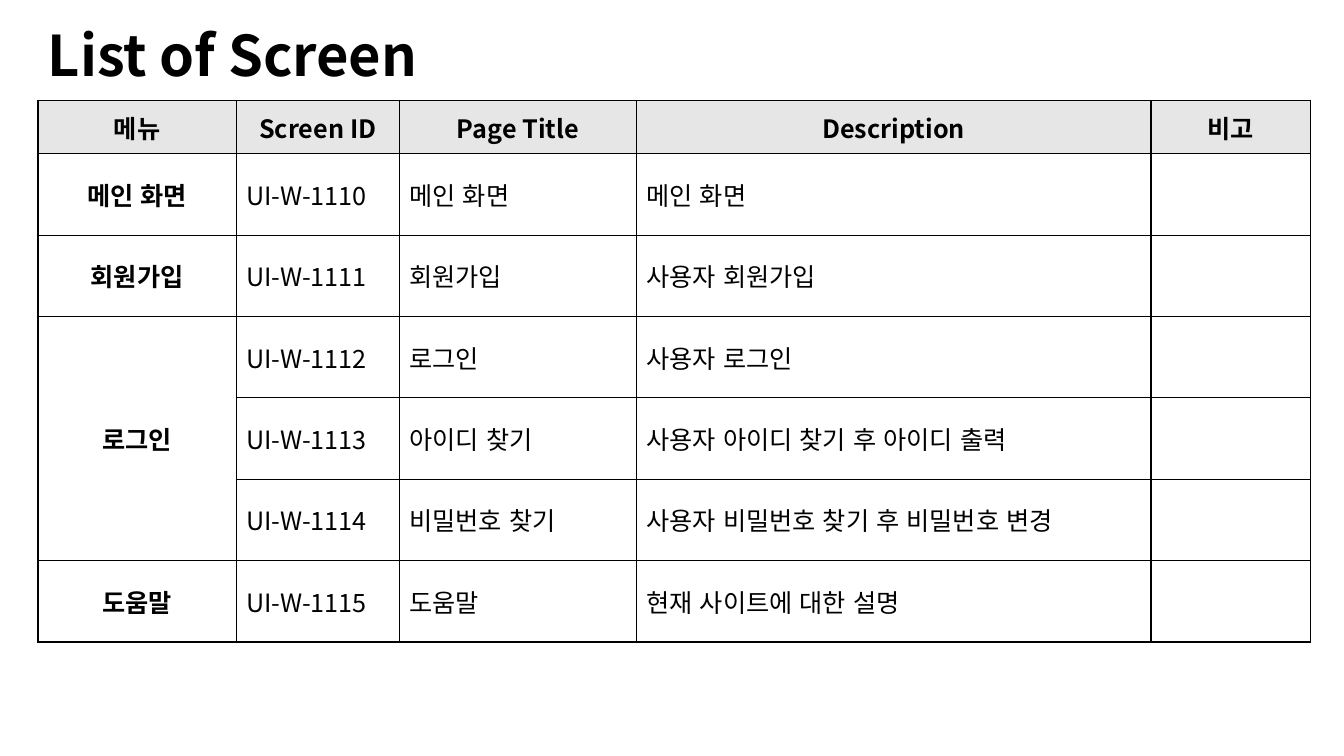
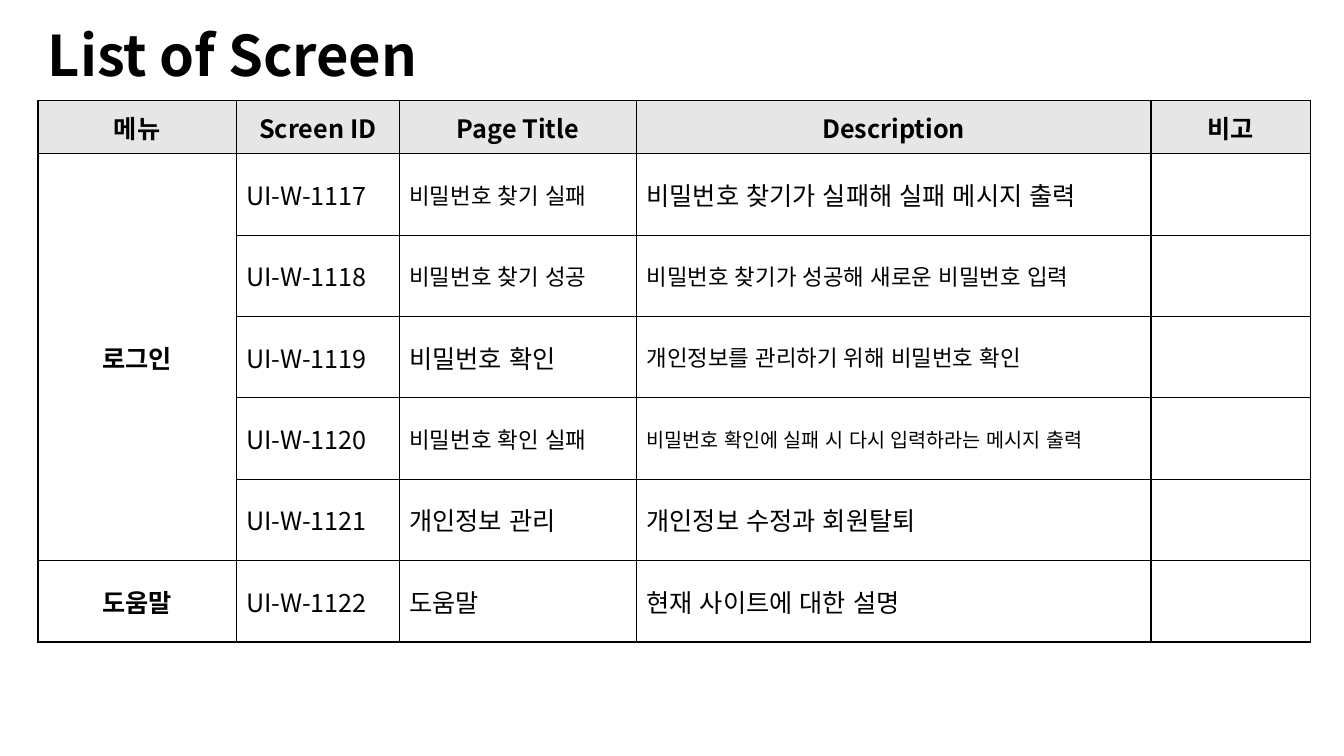
Before and after one commit to Shimcoding/AnywhereBnb, a slide deck: slide 8 of 제주관광비앤비_프로젝트.pptx (slide 6 before the commit). Drawn at 1344x756 pixels with LibreOffice and Linux fonts; fonts in the diff are those of the drawing. Boxes give left, top, right and bottom in pixels: in the first picture for what was removed or moved away, otherwise in the second. Text is boxed around its words. In the diff, an @@ line names an element or a change of style, - is before the commit and + after.

Commit message:
이제 결제부터 예약 관리 만들고 ppt도 더 완성해야 함

```diff
--- a/제주관광비앤비_프로젝트.pptx
+++ b/제주관광비앤비_프로젝트.pptx
@@ table at box(38, 101, 1311, 642) @@
-row 2: 메인 화면 | UI-W-1110 | 메인 화면 | 메인 화면 | 
+row 2: 로그인 | UI-W-1117 | 비밀번호 찾기 실패 | 비밀번호 찾기가 실패해 실패 메시지 출력 | 
-row 3: 회원가입 | UI-W-1111 | 회원가입 | 사용자 회원가입 | 
+row 3:  | UI-W-1118 | 비밀번호 찾기 성공 | 비밀번호 찾기가 성공해 새로운 비밀번호 입력 | 
-row 4: 로그인 | UI-W-1112 | 로그인 | 사용자 로그인 | 
+row 4:  | UI-W-1119 | 비밀번호 확인 | 개인정보를 관리하기 위해 비밀번호 확인 | 
-row 5:  | UI-W-1113 | 아이디 찾기 | 사용자 아이디 찾기 후 아이디 출력 | 
+row 5:  | UI-W-1120 | 비밀번호 확인 실패 | 비밀번호 확인에 실패 시 다시 입력하라는 메시지 출력 | 
-row 6:  | UI-W-1114 | 비밀번호 찾기 | 사용자 비밀번호 찾기 후 비밀번호 변경 | 
+row 6:  | UI-W-1121 | 개인정보 관리 | 개인정보 수정과 회원탈퇴 | 
-row 7, column 2: UI-W-1115
+row 7, column 2: UI-W-1122
```
Also in this commit, not shown: 14 other slides changed, 8 slides added, 3 other files.
